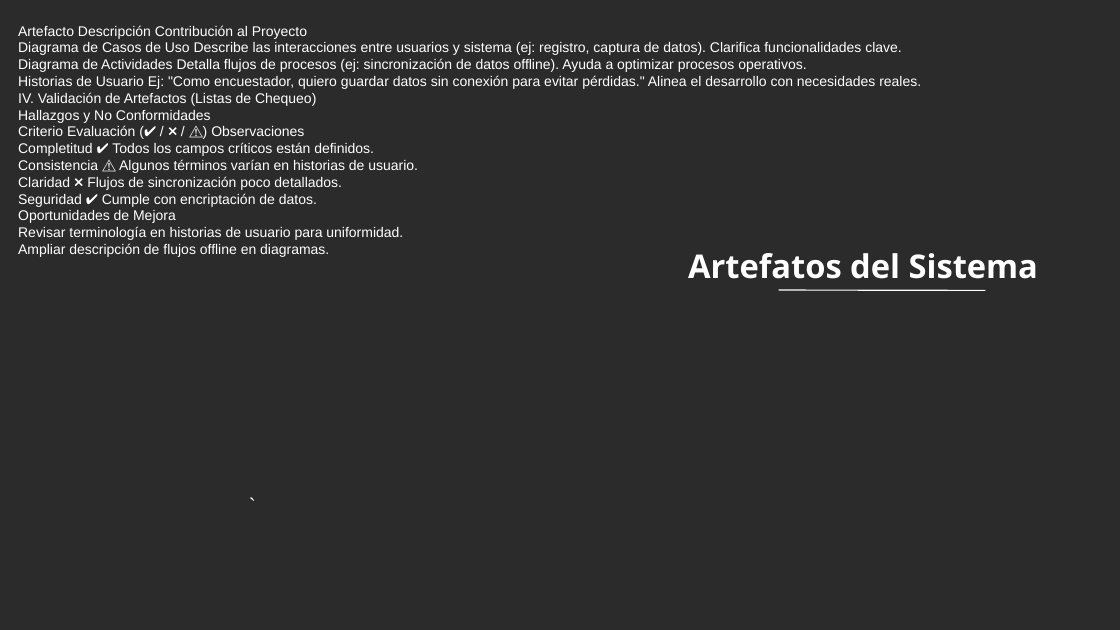
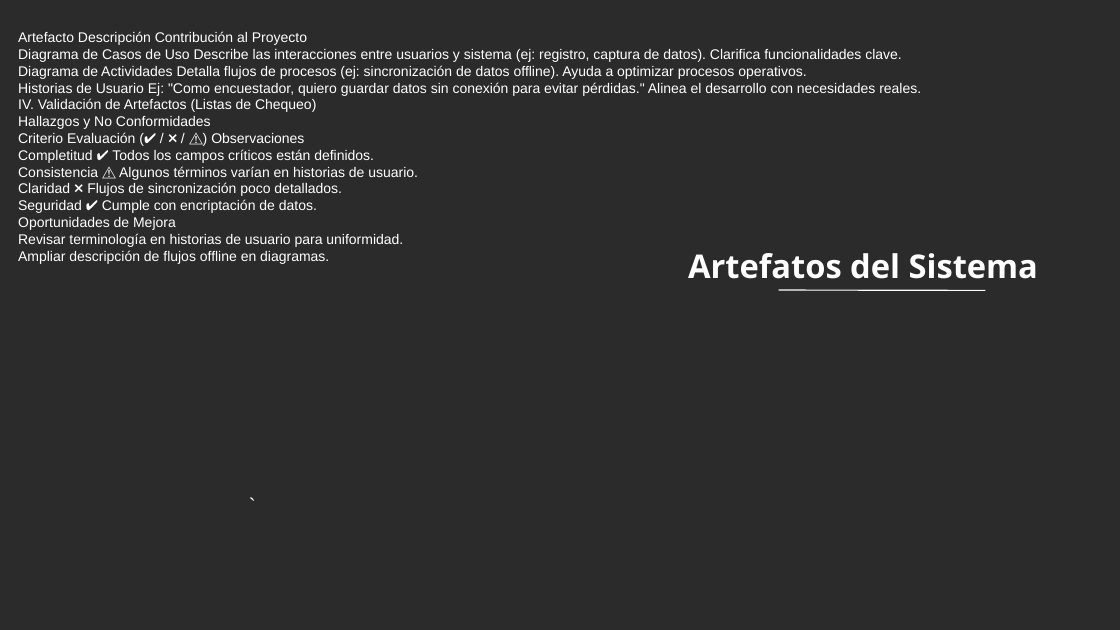
Before and after one commit to Kalixt044/AlgorismoEspecialPython, a slide deck: slide 4 of GA2/1093/AA3-ev02 .pptx. Drawn at 1120x630 pixels with LibreOffice and Linux fonts; fonts in the diff are those of the drawing; background and template pictures are left out; a plain dark background stands for a picture behind light text. Boxes give left, top, right and bottom in pixels: in the first picture for what was removed or moved away, otherwise in the second. Text is boxed around its words. In the diff, an @@ line names an element or a change of style, - is before the commit and + after.

```diff
--- a/GA2/1093/AA3-ev02 .pptx
+++ b/GA2/1093/AA3-ev02 .pptx
@@ text "Artefacto Descripción Contribución al Proyecto": place and size @@
-text "Artefacto Descripción Contribución al Proyecto" at (18,25,921,257)
+text "Artefacto Descripción Contribución al Proyecto" at (18,31,921,264)
```
Also in this commit, not shown: 1 other slide changed, 9 other files.
